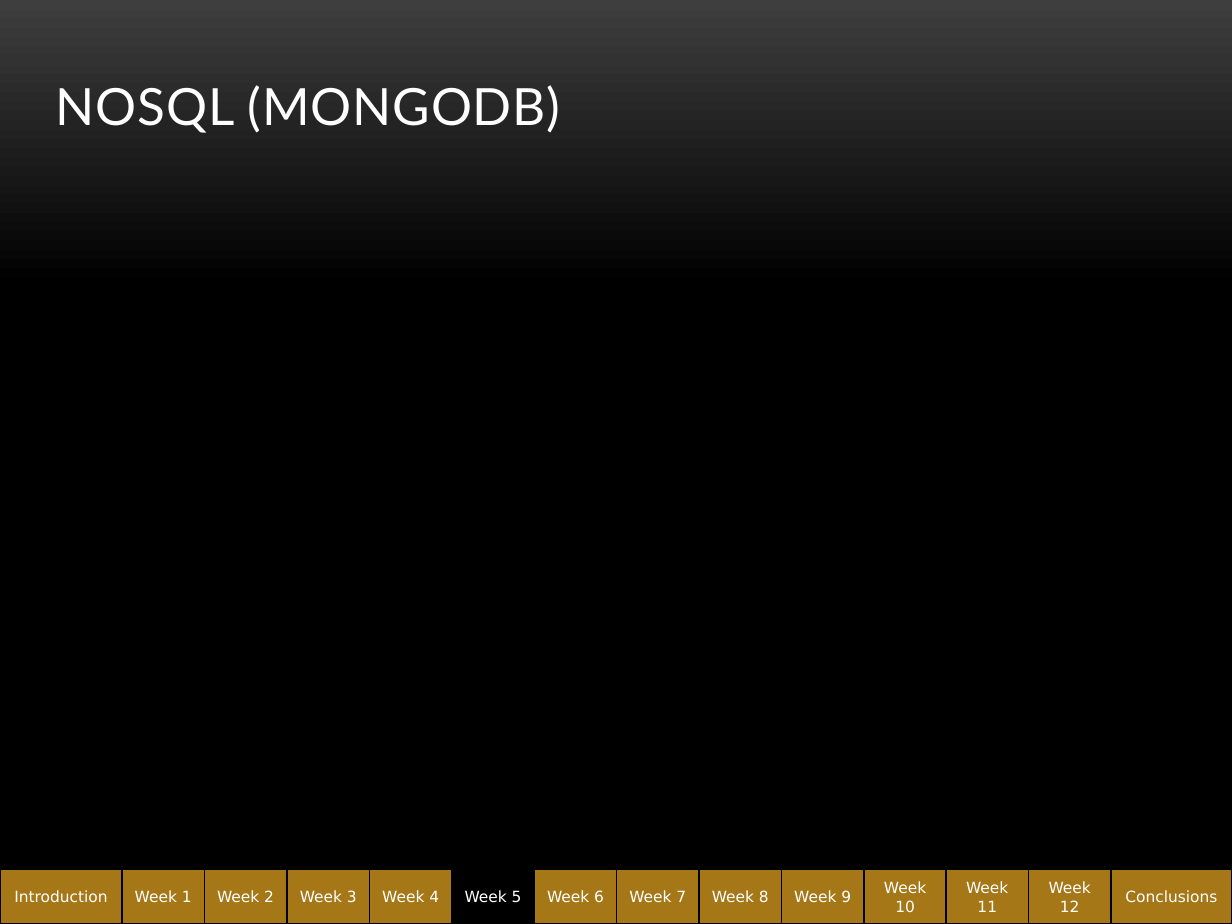
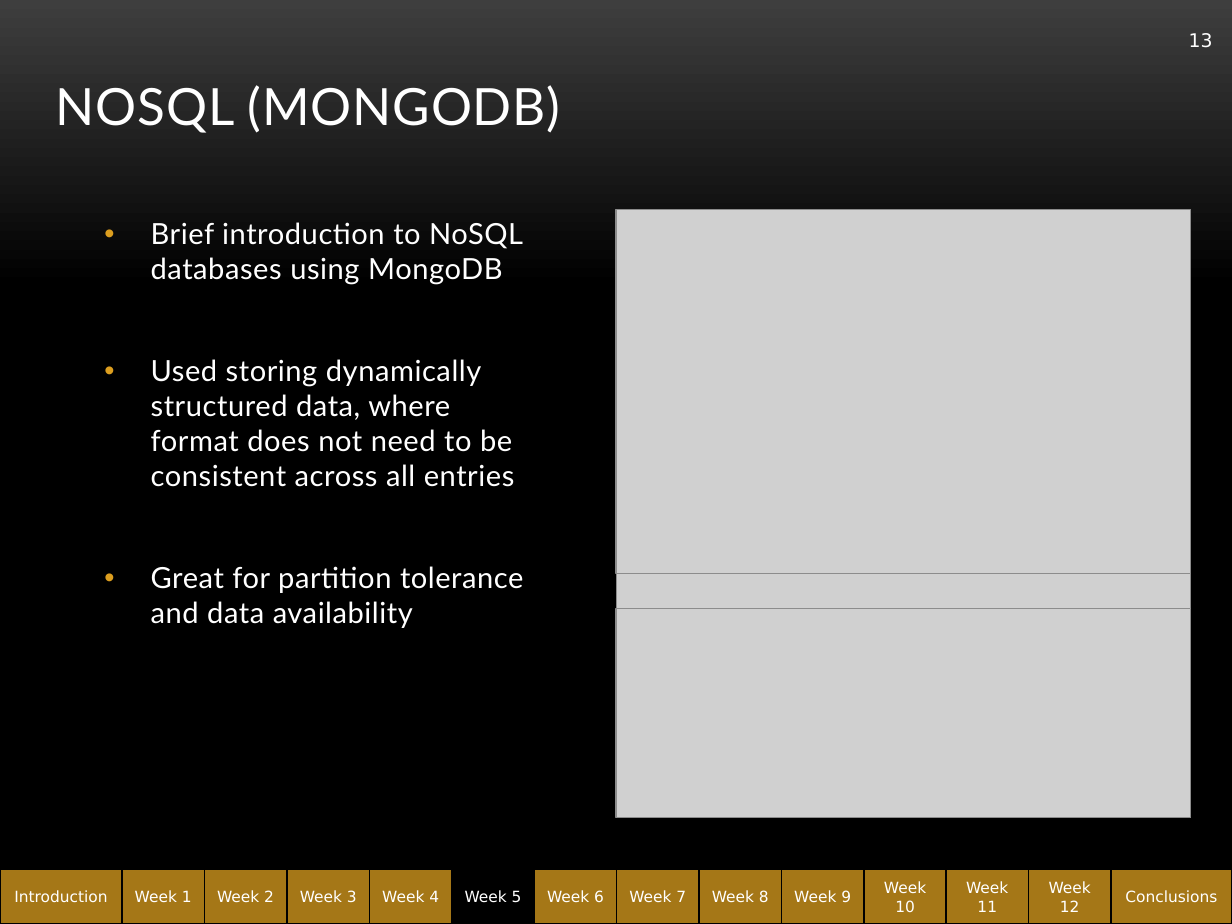
Before and after one commit to abe1ge/teletubbiesQAC, a slide deck: slide 13 of FinalPresentation.pptx (slide 10 before the commit). Drawn at 1232x924 pixels with LibreOffice and Linux fonts; fonts in the diff are those of the drawing; grey boxes stand for pictures; background and template pictures are left out. Boxes give left, top, right and bottom in pixels: in the first picture for what was removed or moved away, otherwise in the second. Text is boxed around its words. In the diff, an @@ line names an element or a change of style, - is before the commit and + after.

```diff
--- a/FinalPresentation.pptx
+++ b/FinalPresentation.pptx
@@ page number added at <box>1189,33,1213,48</box>, 11 pt, text #FFFFFF @@
+13
@@ picture added at <box>616,209,1191,573</box> @@
@@ text added at <box>151,222,523,628</box>, 17 pt, text #FFFFFF @@
+• Brief introduction to NoSQL databases using MongoDB
+• Used storing dynamically structured data, where format does not need to be consistent across all entries
+• Great for partition tolerance and data availability
@@ picture added at <box>617,574,1191,609</box> @@
@@ picture added at <box>616,609,1191,818</box> @@
```
Also in this commit, not shown: 24 other slides changed, 11 slides added.
